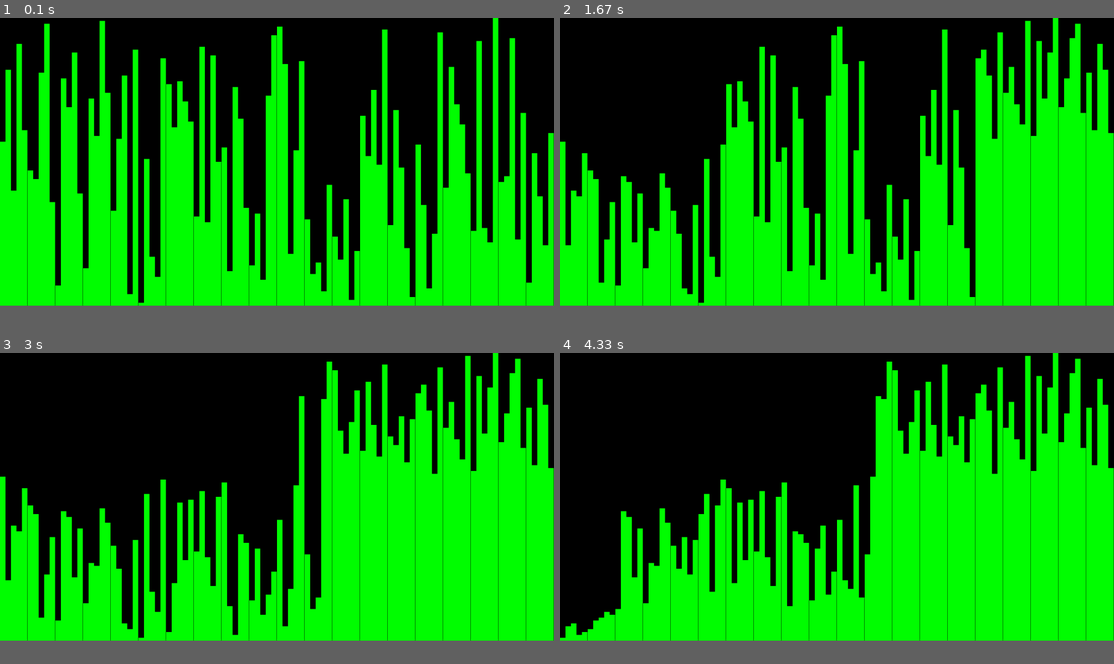
Above: before the commit, frames 1-4 (two rows, left to right).
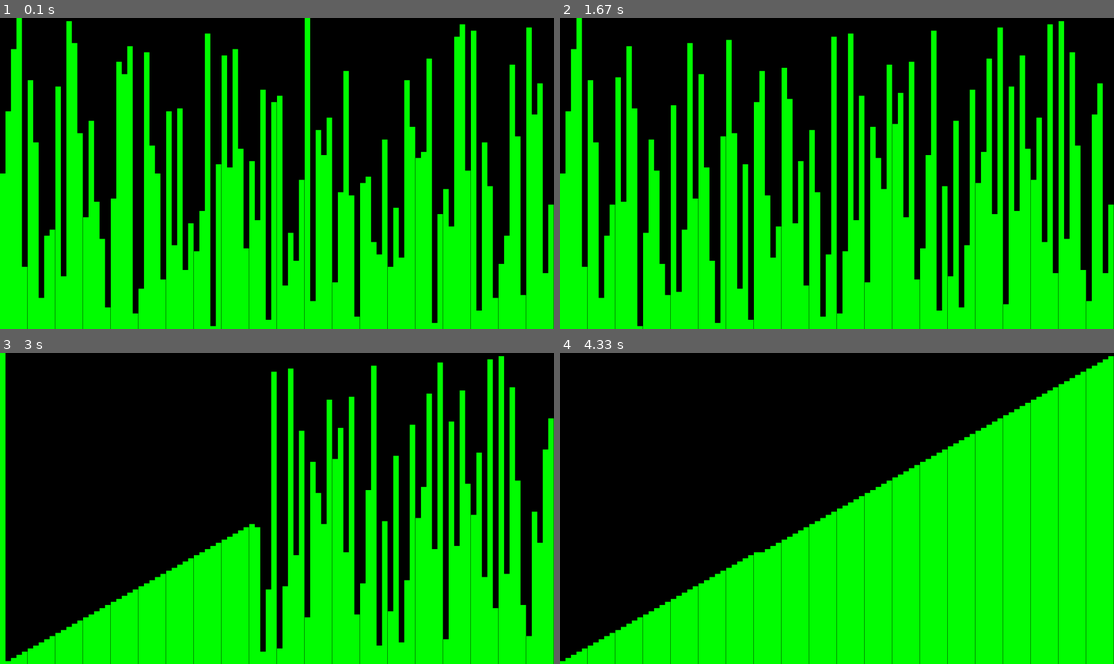
Above: after the commit, the same moments.

Repository: JeanPierreEKATO/SortingAlgorithmVisualizer
Game: pygame game, started from main.py
Same seed, same stepped clock (60 frames per second), same inputs: the game is played once before the commit and once after it.
Inputs:
- Up to frame 1 (0.1 s): no input
- Up to frame 2 (1.67 s): tap Space at 0.33, 0.73, 1.03, 1.23, 1.57 s
- Up to frame 3 (3 s): tap Space at 1.87, 2.07, 2.37, 2.63, 2.97 s
- Up to frame 4 (4.33 s): tap Space at 3.27, 3.4, 3.8, 4.1 s
In our replay, the window is 900x468 before the commit and 900x506 after it. These sizes can differ from the game's own. Grey fills any space a smaller window leaves; there, only what the larger window draws over its background counts as a difference.

The runs differ from the first frame. In frame 1, 36% of the frame differs, in the area x 0-100%, y 0-100%; in frame 2, 33%; in frame 3, 28%; in frame 4, 15%.

Commit message:
Lots of Good practices implemented and pause Feature
- Default values for classes
- typing error in insertion sort
- outsourced pygame init into an extra method
- implemented a pause Feature
- handled event polling in draw Methods in a way, that its not called twice per main loop

Diff:
--- a/main.py
+++ b/main.py
@@ -2,12 +2,16 @@
 from sortingAlgorithms import SortingAlgorithmType
 
 def main():
-    visualizer = sv.SortingVisualizer()
-    visualizer.sortingData.createAndRandomizeData(100)
-    visualizer.sortingData.algorithmType = SortingAlgorithmType.QUICK_SORT
-    visualizer.offset = 0
-    visualizer.delay = 100
+    try:
+        sizeOfData = 100
+        algorithmType = SortingAlgorithmType.RADIX_SORT
+        visualDataOffset = 0
+        delayBetweenFrames = 10
 
-    visualizer.run()
+        visualizer = sv.SortingVisualizer(DATA_SIZE = sizeOfData, SORTING_ALGORITHM_TYPE = algorithmType, OFFSET = visualDataOffset, DELAY = delayBetweenFrames)
+
+        visualizer.run()
+    except Exception as e:
+        print(f"An Error has accured: {e}")
 
 main()
--- a/sortVisualizer.py
+++ b/sortVisualizer.py
@@ -1,27 +1,30 @@
 import pygame
 from sortingAlgorithms import SortingData
+from sortingAlgorithms import SortingAlgorithmType
 
 
 class SortingVisualizer:
 
-    def __init__(self):
-        # pygame setup
-        pygame.init()
-        self.screen = pygame.display.set_mode((1920, 1000))
-        self.display = pygame.display
-        self.clock = pygame.time.Clock()
-        self.running = True
+    def __init__(self, SCREEN_WIDTH = 1920, SCREEN_HEIGHT = 1080, DATA_SIZE = 10, SORTING_ALGORITHM_TYPE = SortingAlgorithmType.INSERTION_SORT, OFFSET = 1, DELAY = 5):
+        # Default pygame setup
+        self.screenWidth: int = SCREEN_WIDTH
+        self.screenHeight: int = SCREEN_HEIGHT
+        self.screen: pygame.Surface | None = None
+        self.display: pygame.Surface | None = None
+        self.clock: pygame.time.Clock | None = None
+        self.running: bool | None = None
+        self.paused: bool | None = None
 
         # Default Sorting setup
-        self.sortingData = SortingData()
-        self.sortingData.createData(10)
+        self.sortingData = SortingData(SORTING_ALGORITHM_TYPE)
+        self.sortingData.createData(DATA_SIZE)
         self.sortingData.shuffleData()
 
-        # Drawing Setup
-        self.barWidth: float
-        self.maxHeight: float
-        self.offset: float = 1  # Distance between the bars
-        self.delay: int = 5  # Delay in milliseconds for each frame
+        # Default Drawing Setup
+        self.barWidth: float | None = None
+        self.barMaxHeight: float | None = None
+        self.offset: float = OFFSET  # Distance between the bars
+        self.delay: int = DELAY  # Delay in milliseconds for each frame
 
     def run(self):
         self.Init()
@@ -31,13 +34,26 @@
         self.Quit()
 
     def Init(self):
+        self.initPygameSetup()
+        #Note: There is no "initSortingSetup()" Method needed, since its dynamic, has default values and can be altered by the user befor the run() method is called => should not be altered here
         self.initDrawingSetup()
+
+    def initPygameSetup(self):
+        pygame.init()
+        #Note: self.screenWidth is dynamic, has default value of 1920 and can be altered by the user befor the run() method is called => should not be altered here
+        #Note: self.screenHeight is dynamic, has standard value of 1000 and can be altered by the user befor the run() method is called => should not be altered here
+        self.screen = pygame.display.set_mode((self.screenWidth, self.screenHeight))
+        self.display = pygame.display
+        self.clock = pygame.time.Clock()
+        self.running = True
+        self.paused = False
 
     def initDrawingSetup(self):
 
         self.barWidth = self.screen.get_width() / len(self.sortingData.data)
-        self.maxHeight = max(self.sortingData.data) * 1.0 # Adds a little margin to the max height
-        self.offset     # Is dynamic, has standard value of 1 or can be altered by the user befor the run() method is called
+        self.barMaxHeight = max(self.sortingData.data) * 1.0 # Adds a little margin to the max height if > 1.0
+        #Note: self.offset is dynamic, has default value of 1 and can be altered by the user befor the run() method is called => should not be altered here
+        #Note: self.delay is dynamic, has standard value of 5 and can be altered by the user befor the run() method is called => should not be altered here
 
     def Loop(self):
         while self.running:
@@ -52,6 +68,20 @@
         for event in pygame.event.get():
             if event.type == pygame.QUIT or (event.type == pygame.KEYDOWN and event.key == pygame.K_ESCAPE):
                 self.running = False
+            if event.type == pygame.KEYDOWN and event.key == pygame.K_SPACE:
+                self.pause()
+
+    def pause(self):
+
+        self.paused = True
+
+        while self.paused == True:
+           for event in pygame.event.get():
+                if event.type == pygame.QUIT or (event.type == pygame.KEYDOWN and event.key == pygame.K_ESCAPE):
+                    self.paused = False
+                    self.running = False
+                if event.type == pygame.KEYDOWN and event.key == pygame.K_SPACE:
+                    self.paused = False
 
     def drawSorting(self):
         while self.sortingData.isSorted == False and self.running == True:
@@ -59,12 +89,12 @@
             self.sortingData.Sort(self)
 
     def drawFrame(self):
-        self.eventPolling()
         self.screen.fill("black")
         self.drawDataset()
         self.display.flip()
 
     def drawFrameWithDelay(self):
+        self.eventPolling()
         self.drawFrame()
         pygame.time.delay(self.delay)
 
@@ -72,7 +102,7 @@
     def drawDataset(self):
         for idx, value in enumerate(self.sortingData.data):
             x = idx * self.barWidth
-            barHeight = int((value / self.maxHeight) * self.screen.get_height())
+            barHeight = int((value / self.barMaxHeight) * self.screen.get_height())
             y = self.screen.get_height() - barHeight
             pygame.draw.rect(self.screen, (0, 255, 0), (x + self.offset, y, self.barWidth - self.offset, barHeight))
 
--- a/sortingAlgorithms.py
+++ b/sortingAlgorithms.py
@@ -9,10 +9,10 @@
     HEAP_SORT = 5
 
 class SortingData:
-    def __init__(self):
+    def __init__(self, SORTING_ALGORITHM_TYPE = SortingAlgorithmType.INSERTION_SORT):
         self.data: list = []
         self.isSorted: bool = False     # Always ascending order
-        self.algorithmType: SortingAlgorithmType = SortingAlgorithmType.INSERTION_SORT
+        self.algorithmType: SortingAlgorithmType = SORTING_ALGORITHM_TYPE
 
     def createData(self, size: int) -> None:
 
@@ -24,12 +24,7 @@
 
 
     def createAndRandomizeData(self, size: int) -> None:
-
-        self.data.clear()
-
-        for i in range(1, size + 1):
-            print(i)
-            self.data.append(i)
+        self.createData()
 
         np.random.shuffle(self.data)
         self.isSorted = self.checkIfSorted()
@@ -43,7 +38,7 @@
         match self.algorithmType:
 
             case SortingAlgorithmType.INSERTION_SORT:
-                self.instertionSort(sortingVisualizer)
+                self.insertionSort(sortingVisualizer)
 
             case SortingAlgorithmType.QUICK_SORT:
                 self.quickSort(self.data, 0, len(self.data) - 1, sortingVisualizer)
@@ -57,7 +52,7 @@
             case SortingAlgorithmType.HEAP_SORT:
                 self.heapSort(self.data, sortingVisualizer)
 
-    def instertionSort(self, sortingVisualizer) -> None:
+    def insertionSort(self, sortingVisualizer) -> None:
 
         for i in range(1, len(self.data)):      # Start from the second element: Needs at least one element to compare with
             currentItem = self.data[i]          # safe item to compare through the list
